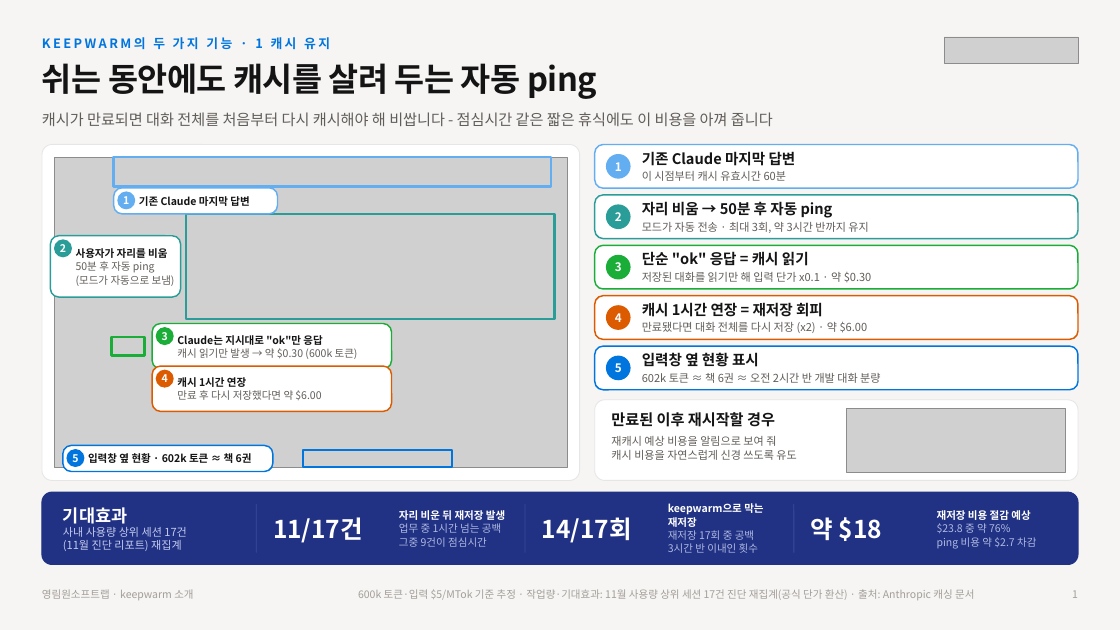
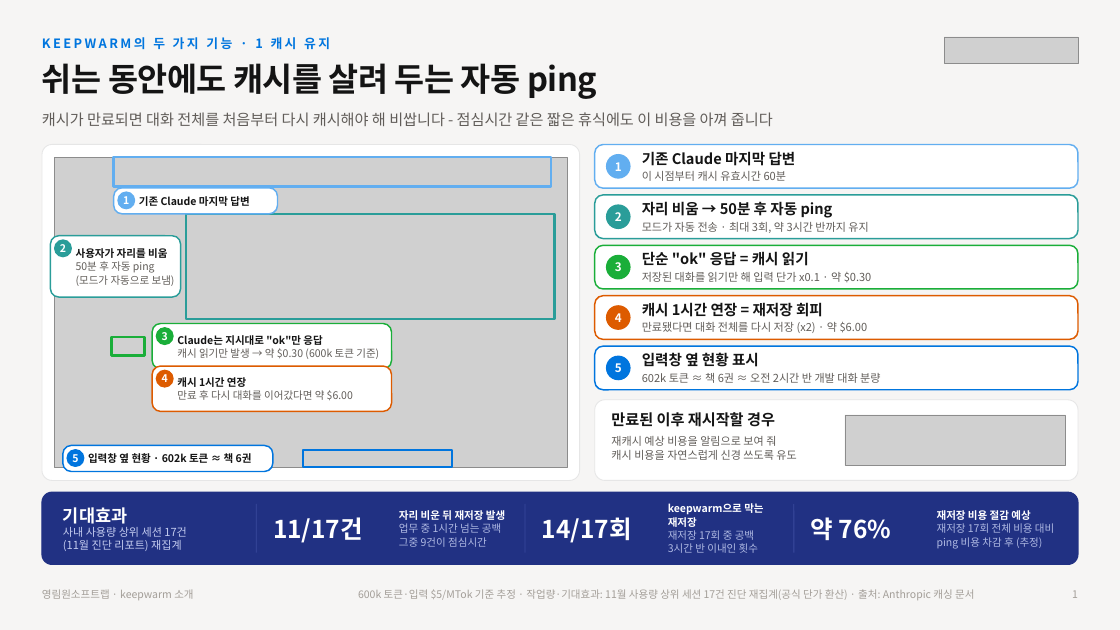
Before and after one commit to JaeseongYLW/keepwarmaitwin, a slide deck: slide 1 of docs/keepwarm_소개.pptx. Drawn at 1120x630 pixels with LibreOffice and Linux fonts; fonts in the diff are those of the drawing; grey boxes stand for pictures. Boxes give left, top, right and bottom in pixels: in the first picture for what was removed or moved away, otherwise in the second. Text is boxed around its words. In the diff, an @@ line names an element or a change of style, - is before the commit and + after.

```diff
--- a/docs/keepwarm_소개.pptx
+++ b/docs/keepwarm_소개.pptx
@@ text at [177, 348, 379, 359]: text changed @@
-캐시 읽기만 발생 → 약 $0.30 (600k 토큰)
+캐시 읽기만 발생 → 약 $0.30 (600k 토큰 기준)
@@ text at [177, 390, 353, 400]: text changed @@
-만료 후 다시 저장했다면 약 $6.00
+만료 후 다시 대화를 이어갔다면 약 $6.00
@@ picture: place and size @@
-picture at [846, 408, 1065, 472]
+picture at [845, 415, 1065, 465]
@@ text at [811, 517, 892, 540]: text changed @@
-약 $18
+약 76%
@@ text at [937, 523, 1054, 549]: text changed @@
-$23.8 중 약 76%
-ping 비용 약 $2.7 차감
+재저장 17회 전체 비용 대비
+ping 비용 차감 후 (추정)
```
